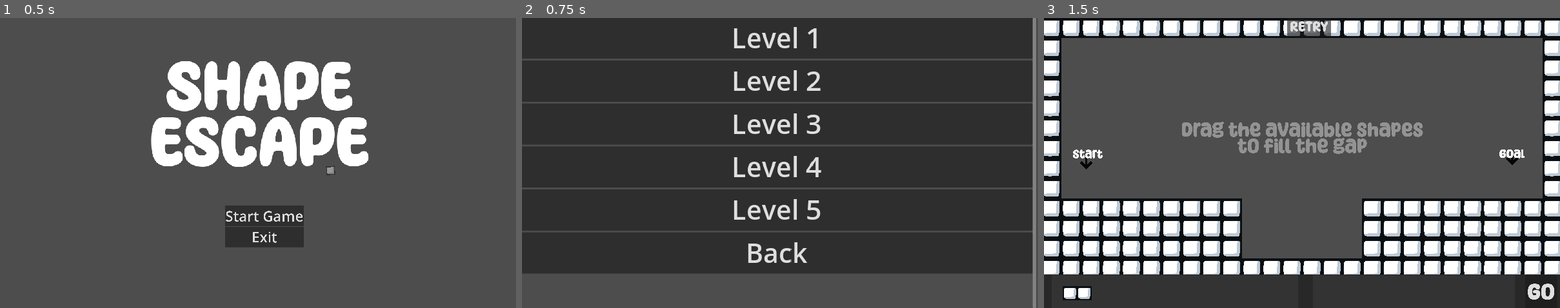
Above: before the commit, frames 1-3 (left to right).
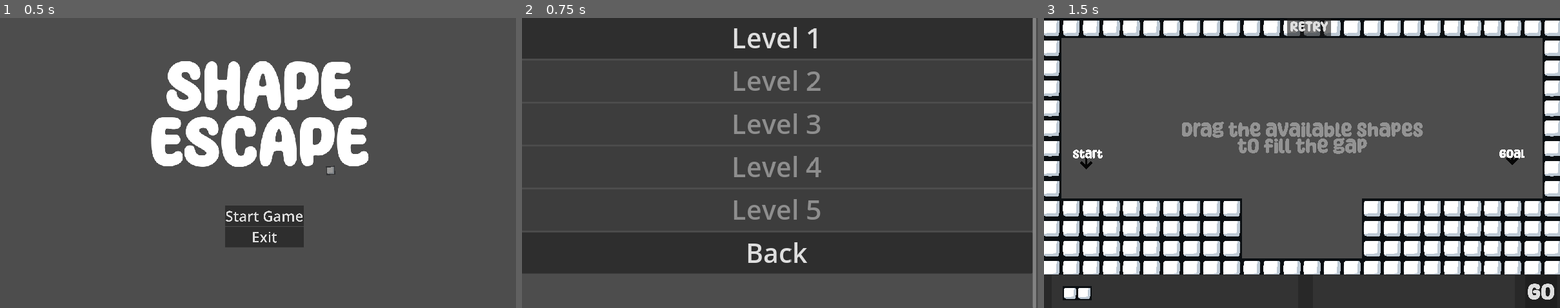
Above: after the commit, the same moments.

Repository: matt-neave/shapeEscape
Game: Godot game, scene res://scenes/menu.tscn
The game is run twice, just before and just after one commit, with the same random seed, the same clock (stepped at 60 frames per second) and the same inputs.
Inputs:
- Up to frame 1 (0.5 s): no input
- Up to frame 2 (0.75 s): click "Start Game" at 0.5 s
- Up to frame 3 (1.5 s): click "Level 1" at 1.25 s

Frame 1 is identical in both runs. In frame 2, 1.6% of the frame differs, in the area x 41-58%, y 18-70%; in frame 3, nothing differs.

Commit message:
Modified to lock levels that are not in reach. Levels are only unlocked when finishing the previous level

Diff:
--- a/scripts/game_manager.gd
+++ b/scripts/game_manager.gd
@@ -58,11 +58,22 @@
 
 var level = 0
 var levels = ["res://scenes/sample_world.tscn"]
+var level_unlocked = [true, false, false, false, false]
+
 var current_level_index = 0
-
 var current_state: GameState = GameState.MENU
 
-var level_unlocked = [true, false]
+func unlock_next_level():
+	for i in range(level_unlocked.size()):
+		if !level_unlocked[i]:
+			level_unlocked[i] = true
+			break
+
+func get_unlocked_levels() -> int:
+	for i in range(level_unlocked.size()):
+		if !level_unlocked[i]:
+			return i
+	return level_unlocked.size() # All levels are unlocked
 
 func _ready():
 	_test_shapes()
@@ -96,6 +107,7 @@
 	if current_level_index + 1 < level_unlocked.size():
 		level_unlocked[current_level_index + 1] = true
 
+	GameManager.unlock_next_level()
 	load_next_level()
 
 func load_next_level():
--- a/scripts/level-select.gd
+++ b/scripts/level-select.gd
@@ -37,7 +37,12 @@
 		button.add_theme_font_size_override("font_size", 60)
 		button.text = "Level %d" % i
 		button.name = "Level%d" % i
-		button.pressed.connect(_on_level_button_pressed.bind(i))
+
+		if i <= GameManager.get_unlocked_levels():
+			button.pressed.connect(_on_level_button_pressed.bind(i))
+		else:
+			button.disabled = true  # the level is locked
+
 		add_child(button)
 
 	var backButton = Button.new()
